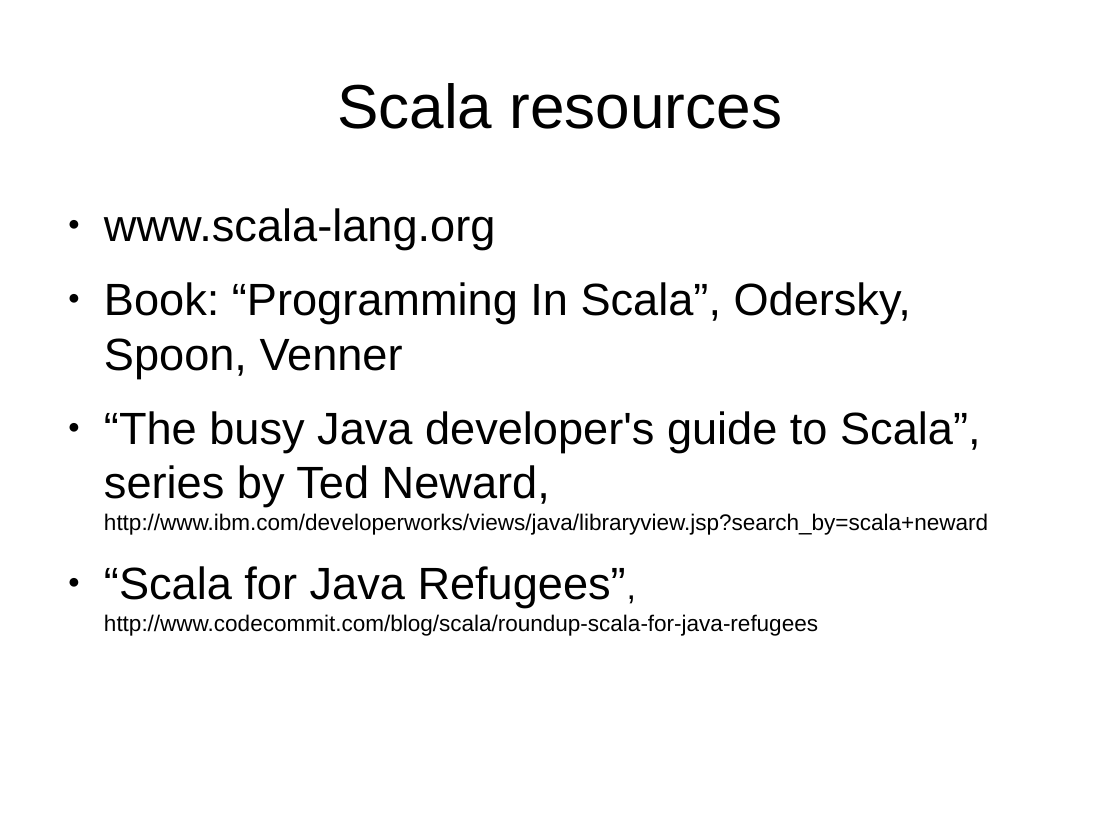
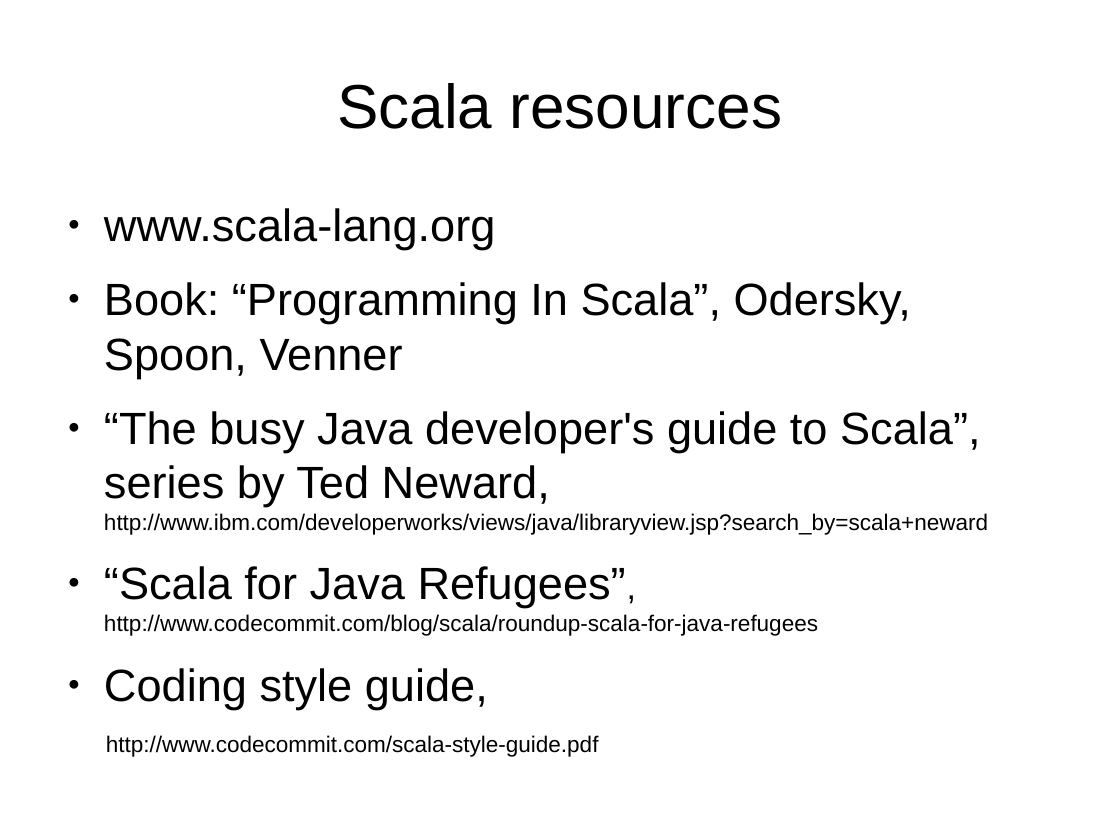
Before and after one commit to kaesler/ScalaTalk, a slide deck: slide 46 of my_slides/ScalaTalk.odp (slide 45 before the commit). Drawn at 1120x840 pixels with LibreOffice and Linux fonts; fonts in the diff are those of the drawing; background and template pictures are left out. Boxes give left, top, right and bottom in pixels: in the first picture for what was removed or moved away, otherwise in the second. Text is boxed around its words. In the diff, an @@ line names an element or a change of style, - is before the commit and + after.

```diff
--- a/my_slides/ScalaTalk.odp
+++ b/my_slides/ScalaTalk.odp
@@ text at <box>104,668,599,757</box>: paragraphs added @@
+● Coding style guide,
+http://www.codecommit.com/scala-style-guide.pdf
```
Also in this commit, not shown: 1 other slide changed, 2 slides added, 1 slide removed.
